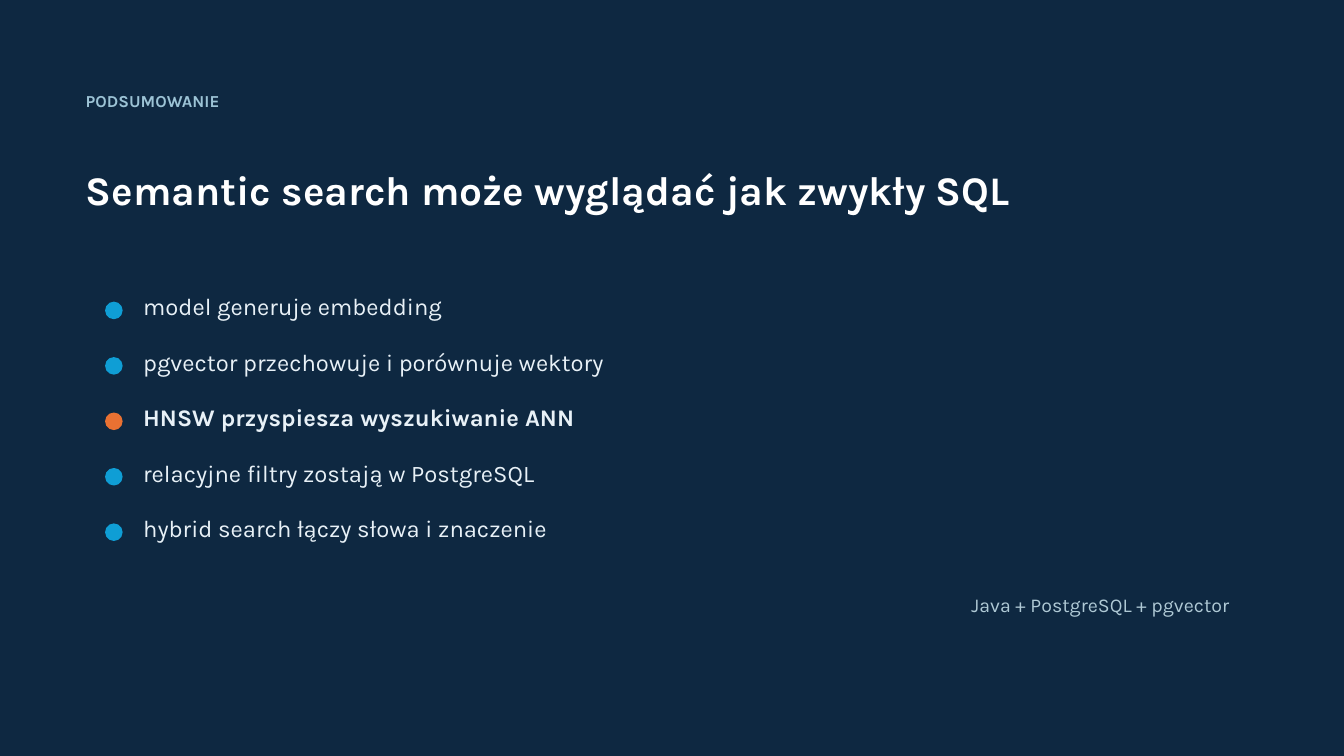
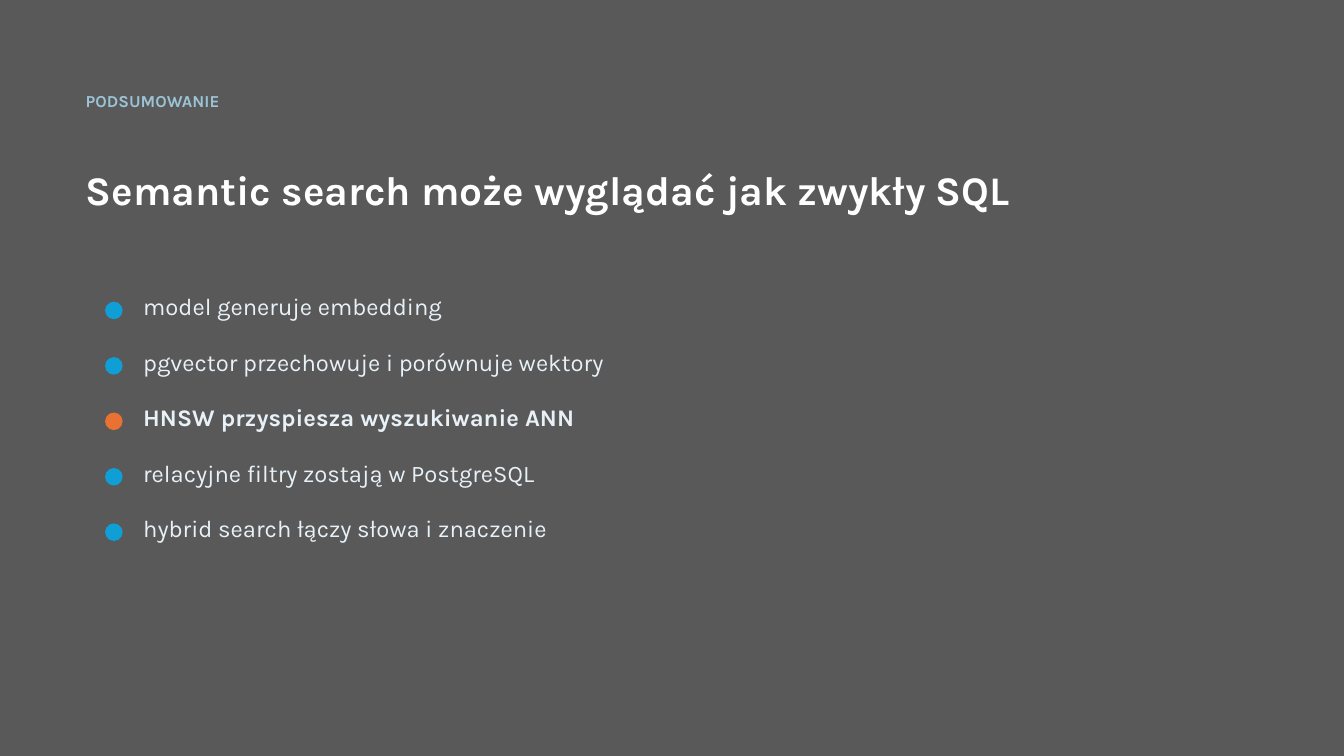
Before and after one commit to toudidel/semantic-search-demo, a slide deck: slide 17 of semantic-search.pptx. Drawn at 1344x756 pixels with LibreOffice and Linux fonts; fonts in the diff are those of the drawing. Boxes give left, top, right and bottom in pixels: in the first picture for what was removed or moved away, otherwise in the second. Text is boxed around its words. In the diff, an @@ line names an element or a change of style, - is before the commit and + after.

```diff
--- a/semantic-search.pptx
+++ b/semantic-search.pptx
@@ background #0E2841 to #595959 @@
@@ text removed at <box>971,599,1229,617</box> @@
-Java + PostgreSQL + pgvector
```
Also in this commit, not shown: 12 other slides changed, 1 slide added, 1 slide removed.
